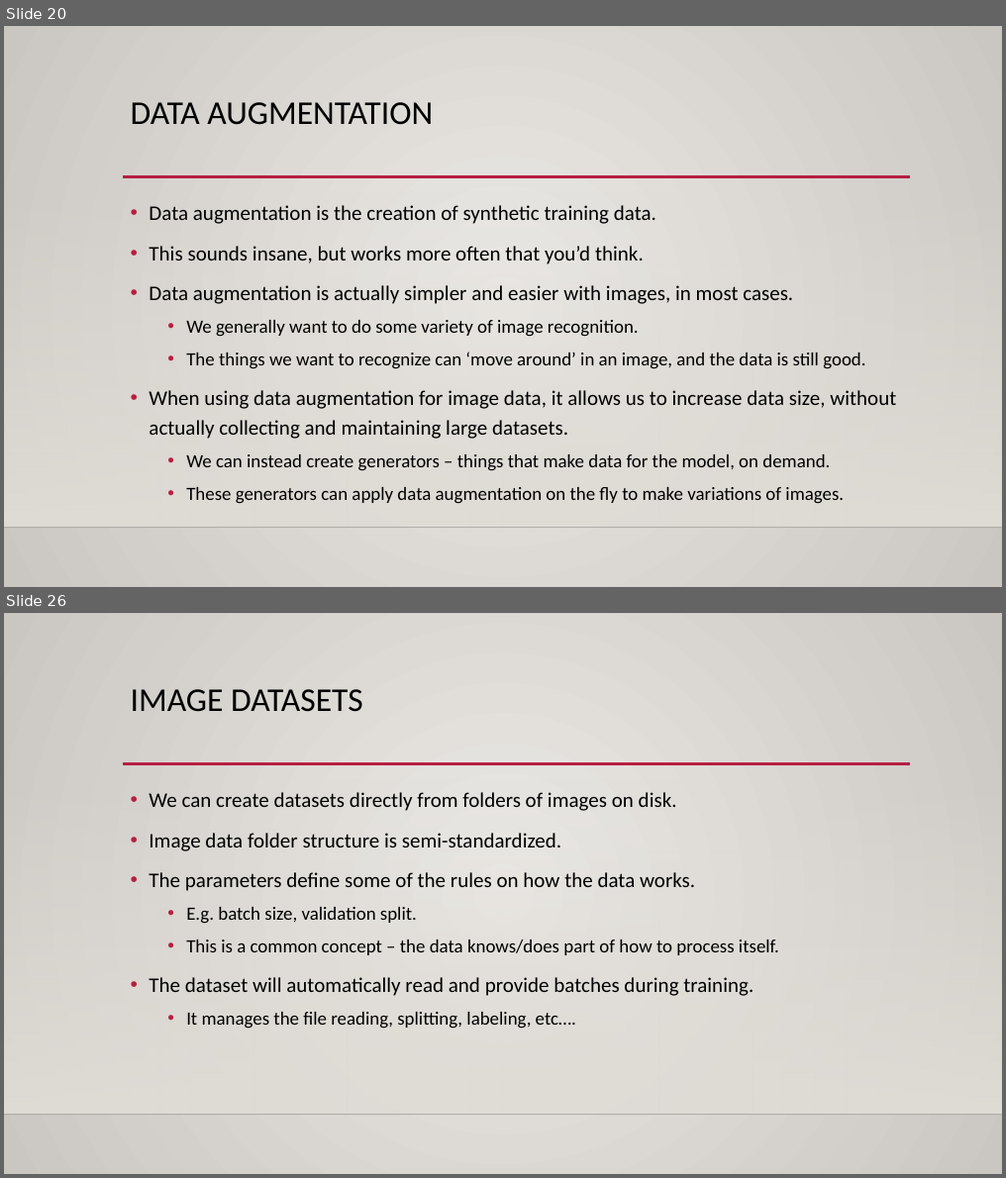
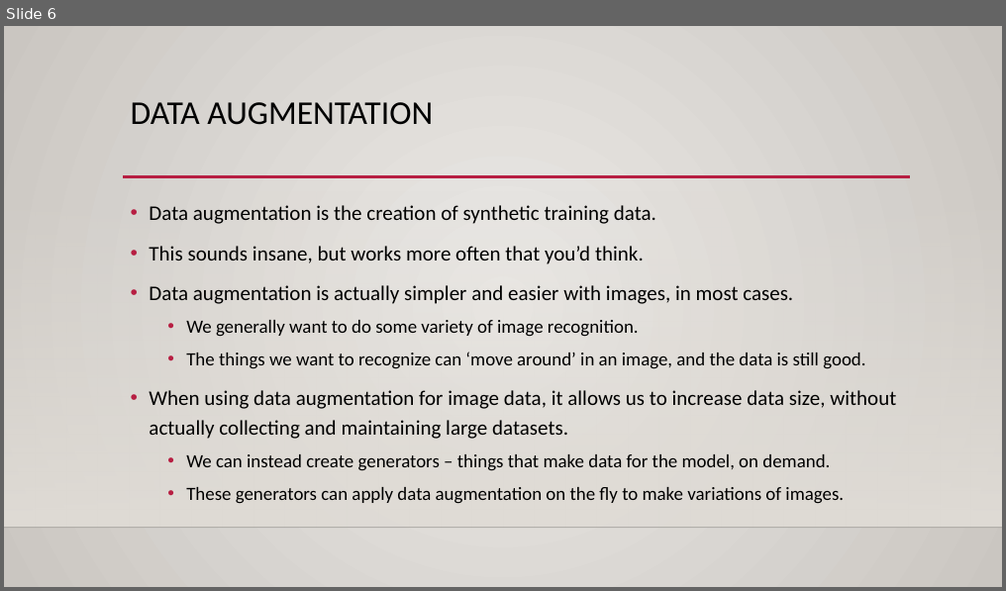
Before and after one commit to calvint13/Intro_to_Machine_Learning_Student_Workbooks, a slide deck: reference_content/Slides/tensorboard_cnn_2.pptx. Shown one above the other, each under a label of ours: slides 20 and 26 before the commit, slide 6 after it; the slides between them are not shown. The pictures are 1006x1178 and 1006x591 pixels, drawn with LibreOffice and Linux fonts; fonts in the diff are those of the drawing; background and template pictures are left out. Boxes give left, top, right and bottom in pixels: in the first picture for what was removed or moved away, otherwise in the second. Text is boxed around its words. In the diff, an @@ line names an element or a change of style, - is before the commit and + after.

```diff
--- a/reference_content/Slides/tensorboard_cnn_2.pptx
+++ b/reference_content/Slides/tensorboard_cnn_2.pptx
@@ slide 26 removed at box(4, 613, 1002, 1174), background gradient #ECEAE7 to #CAC7C1; not listed: 3 template elements that a slide beside it also shows @@
@@ title removed at box(131, 689, 363, 712) @@
-IMAGE DATASETS
@@ text removed at box(149, 792, 779, 1029) @@
-• We can create datasets directly from folders of images on disk.
-• Image data folder structure is semi-standardized.
-• The parameters define some of the rules on how the data works.
-  • E.g. batch size, validation split.
-  • This is a common concept – the data knows/does part of how to process itself.
-• The dataset will automatically read and provide batches during training.
-  • It manages the file reading, splitting, labeling, etc….
@@ what was slide 20 is now slide 6 @@
```
Also in this commit, not shown: 3 slides changed, 9 slides added, 4 other slides removed, 1 other file.
